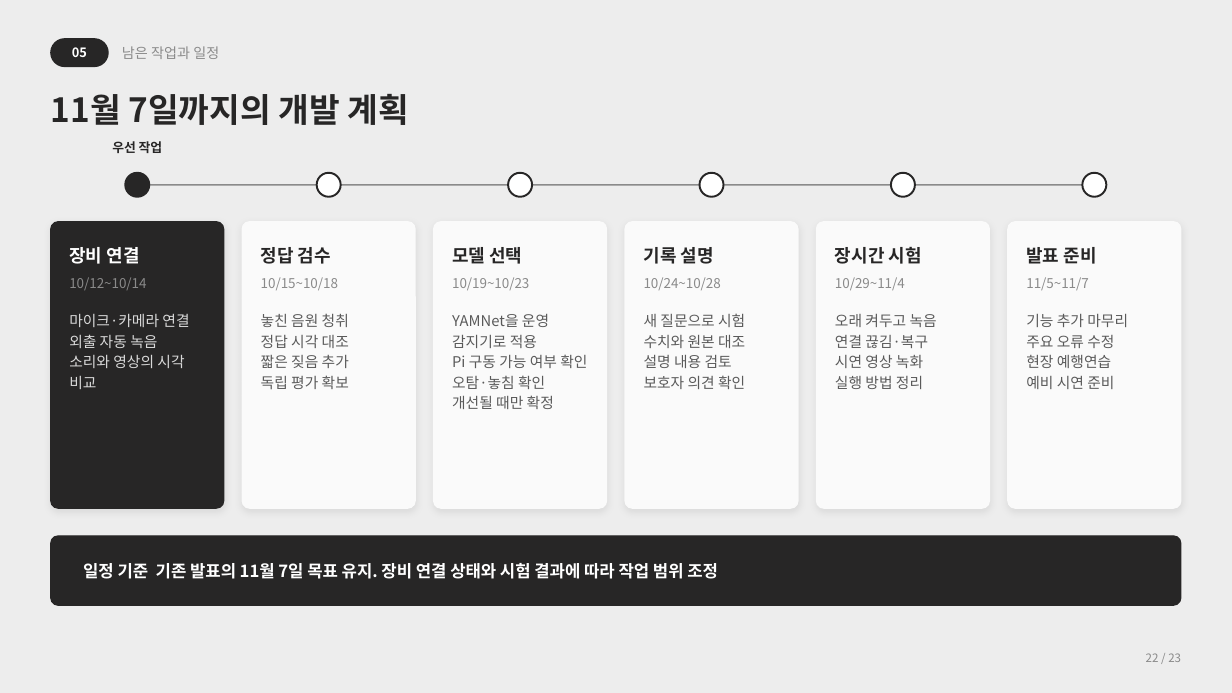
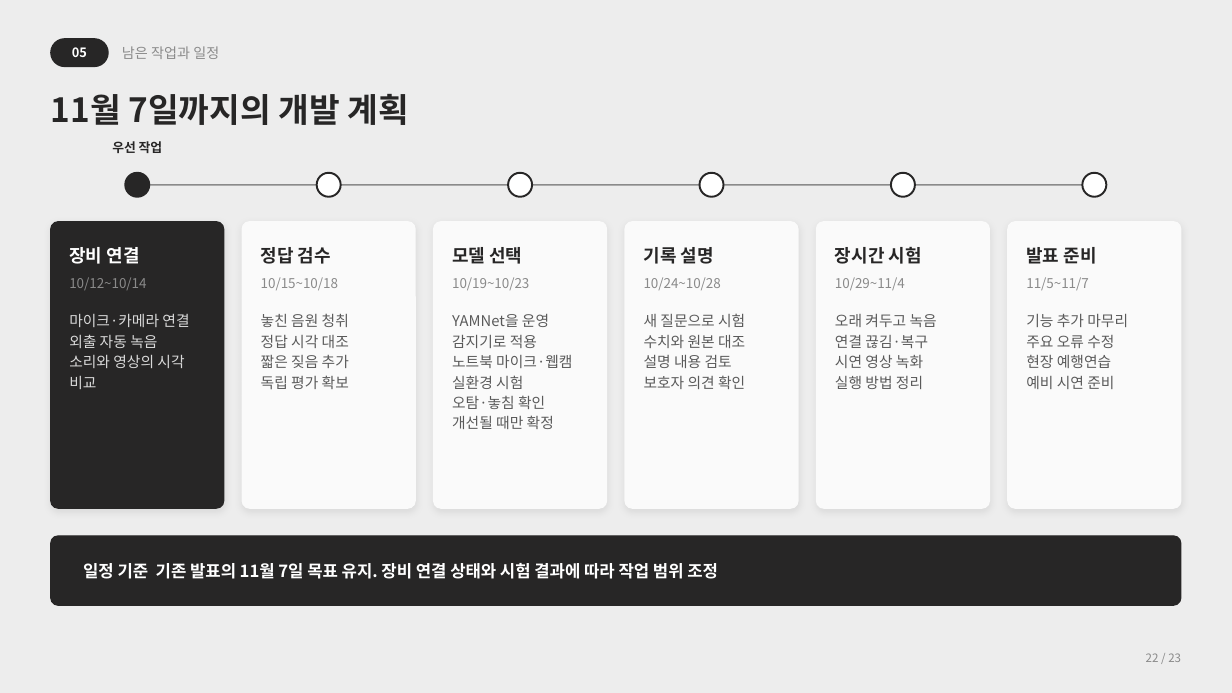
Before and after one commit to wuerphe39/capstone_really, a slide deck: slide 22 of docs/presentation/PetMind_3주차발표자료_최신화.pptx. Drawn at 1232x693 pixels with LibreOffice and Linux fonts; fonts in the diff are those of the drawing. Boxes give left, top, right and bottom in pixels: in the first picture for what was removed or moved away, otherwise in the second. Text is boxed around its words. In the diff, an @@ line names an element or a change of style, - is before the commit and + after.

```diff
--- a/docs/presentation/PetMind_3주차발표자료_최신화.pptx
+++ b/docs/presentation/PetMind_3주차발표자료_최신화.pptx
@@ text at box(452, 355, 572, 389): text changed @@
-Pi 구동 가능 여부 확인
+노트북 마이크·웹캠 실환경 시험
```
Also in this commit, not shown: 5 other slides changed, 4 other files.
